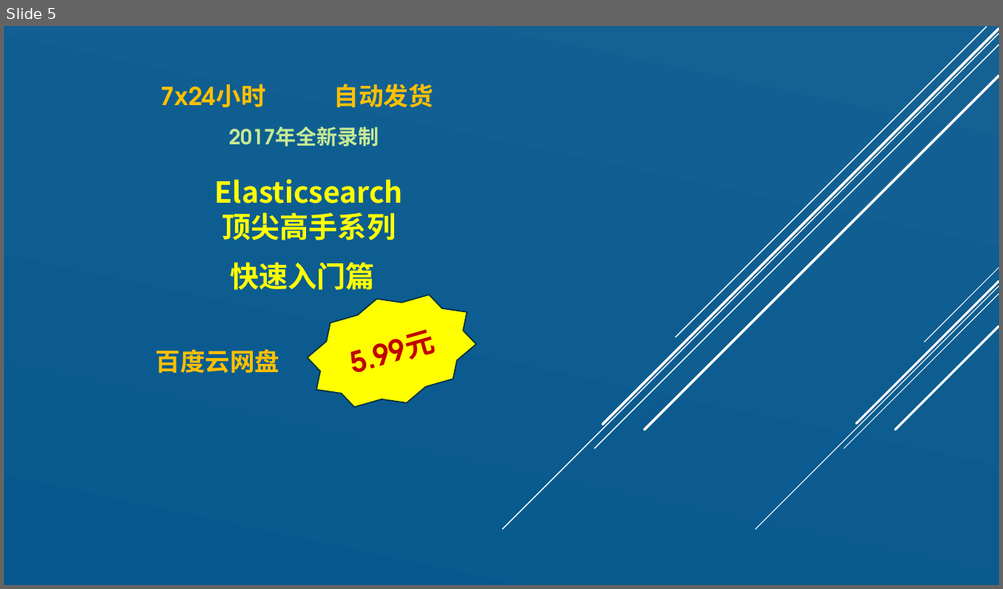
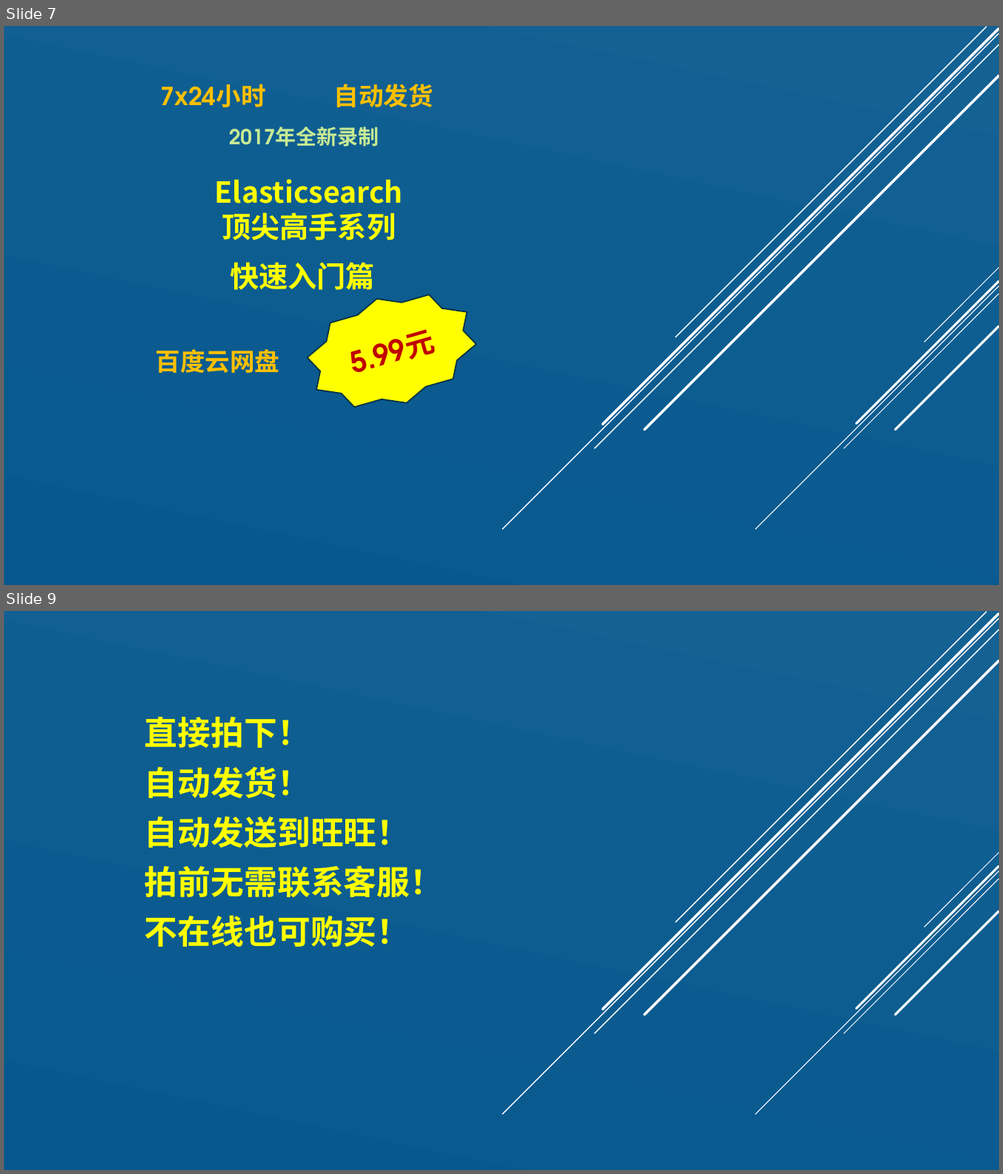
Before and after one commit to zhangpengyf/taobao-shop, a slide deck: 淘宝销售文案.pptx. Shown one above the other, each under a label of ours: slide 5 before the commit, slides 7 and 9 after it; the slides between them are not shown. The pictures are 1003x589 and 1003x1174 pixels, drawn with LibreOffice and Linux fonts; fonts in the diff are those of the drawing. Boxes give left, top, right and bottom in pixels: in the first picture for what was removed or moved away, otherwise in the second. Text is boxed around its words. In the diff, an @@ line names an element or a change of style, - is before the commit and + after.

```diff
--- a/淘宝销售文案.pptx
+++ b/淘宝销售文案.pptx
@@ slide 9 added at [4,611,999,1170], background gradient #146194 to #06588E; not listed: 10 template elements that a slide beside it also shows @@
@@ text added at [145,717,443,947], 32 pt, text #FFFF00, bold @@
+直接拍下！
+自动发货！
+自动发送到旺旺！
+拍前无需联系客服！
+不在线也可购买！
@@ what was slide 5 is now slide 7 @@
```
Also in this commit, not shown: 9 other slides added, 1 other file.
